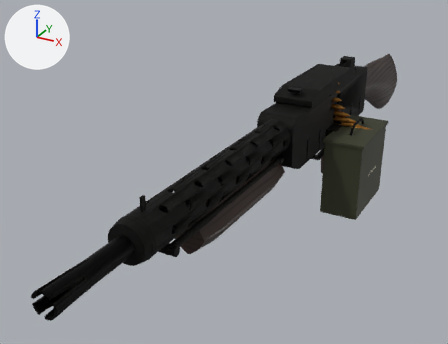
An edit to the glTF model public/models/lmg.glb, drawn before and after from the same camera.
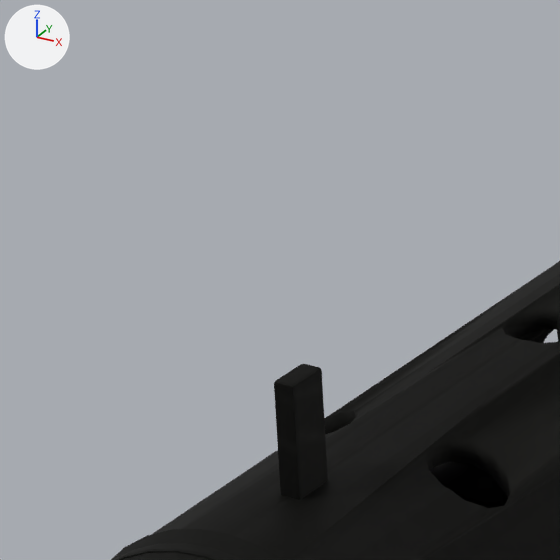
The first picture shows the older version from a 50 mm lens placed at (0.331, -0.937, 0.325), pointed at (-0.082, -0.187, -0.051). The close-ups show the older and then the newer version on the part from 24% to 39% of the width and 44% to 64% of the height of that picture. Only the edits that show in the close-ups are written down. Arrows for +X, +Y and +Z are at upper left; the lights stay in place. Vertices at exactly the same position are counted once.

In view in the first close-up: 'Barrel'.
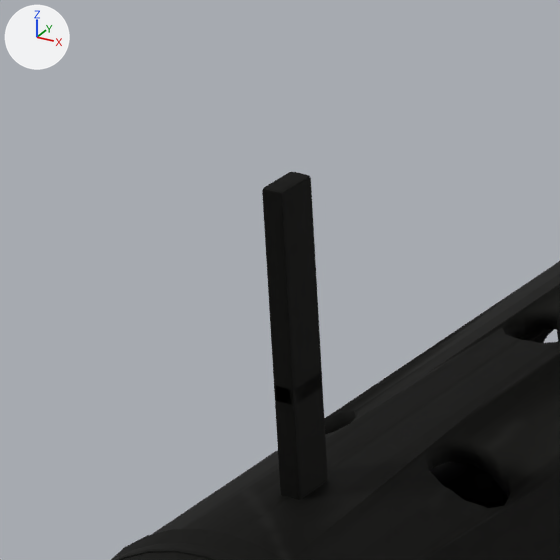
Changed parts and their boxes (x1, y1, x2, y2) in the close-ups (560 x 560 px):
'Barrel', reshaped: before (111, 261, 560, 560); after (111, 172, 560, 560)
part 1 of me_barrel, added: after (262, 172, 323, 404)
part 2 of me_barrel, surface changed: before (274, 364, 528, 497); after (274, 371, 528, 497)

The change in detail:
me_barrel is used by ob_barrel; location (0.0, 0.0, 0.0).
me_barrel had 3514 vertices, 7214 faces and spanned x -0.025..0.025, y -0.64..-0.18, z -0.013..0.061.
me_barrel now has 3570 vertices, 7322 faces and spans x -0.025..0.025, y -0.64..-0.18, z -0.013..0.086.
me_barrel part 1: the loose piece of 56 vertices spanning x -0.002..0.002, y -0.503..-0.497, z 0.043..0.061 is copied, and the copy is scaled about its middle by (1, 1, 1.57), then moved by (0.0, 0.0, 0.02); it spans x -0.002..0.002, y -0.503..-0.497, z 0.058..0.086.
me_barrel part 2: 7214 kept faces spanning x -0.025..0.025, y -0.64..-0.18, z -0.013..0.061 get new texture (UV) coordinates.
